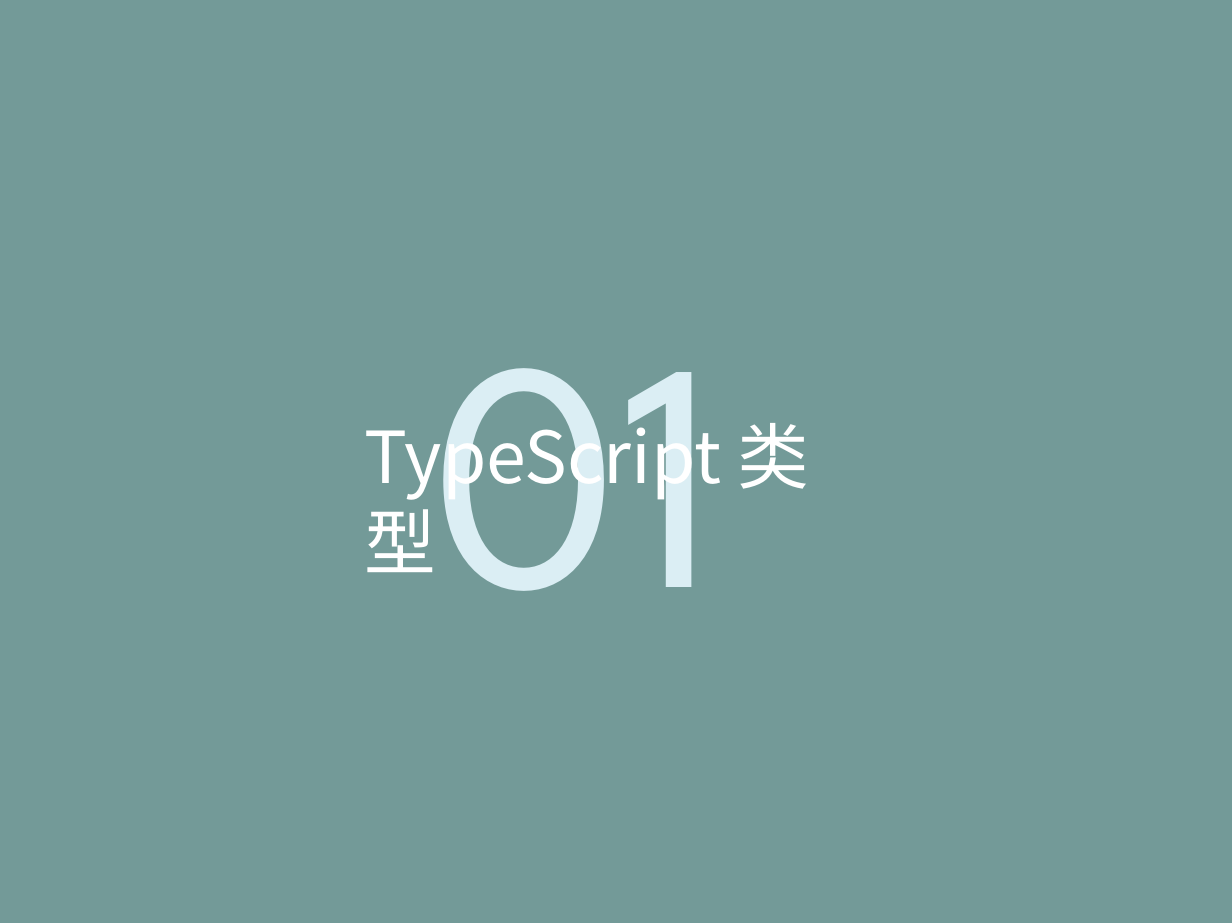
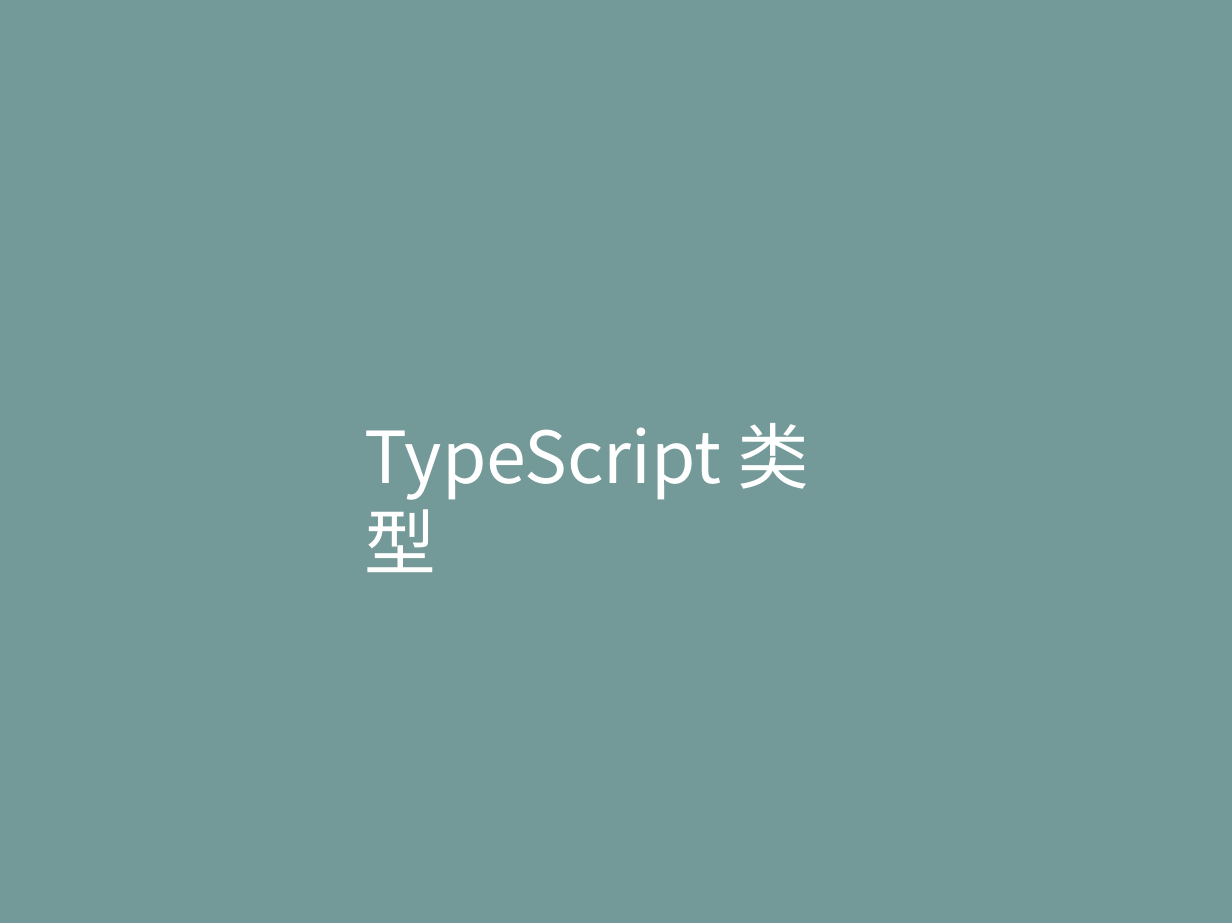
Before and after one commit to life0727/blog, a slide deck: slide 3 of ppt/typescript（二）.pptx. Drawn at 1232x923 pixels with LibreOffice and Linux fonts; fonts in the diff are those of the drawing. Boxes give left, top, right and bottom in pixels: in the first picture for what was removed or moved away, otherwise in the second. Text is boxed around its words. In the diff, an @@ line names an element or a change of style, - is before the commit and + after.

```diff
--- a/ppt/typescript（二）.pptx
+++ b/ppt/typescript（二）.pptx
@@ text removed at (432, 368, 719, 591) @@
-01
```
Also in this commit, not shown: 4 other slides changed, 5 slides added.
